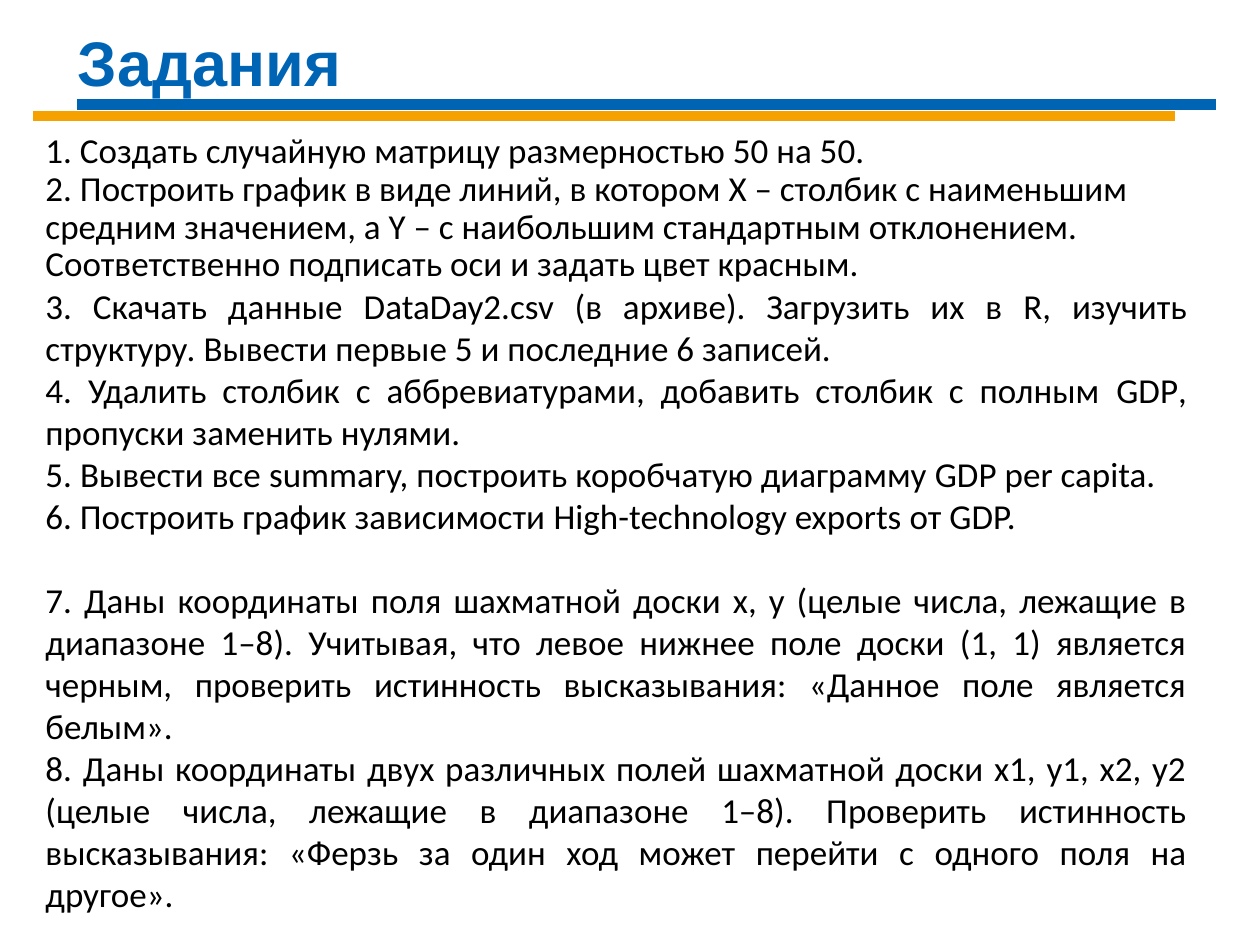
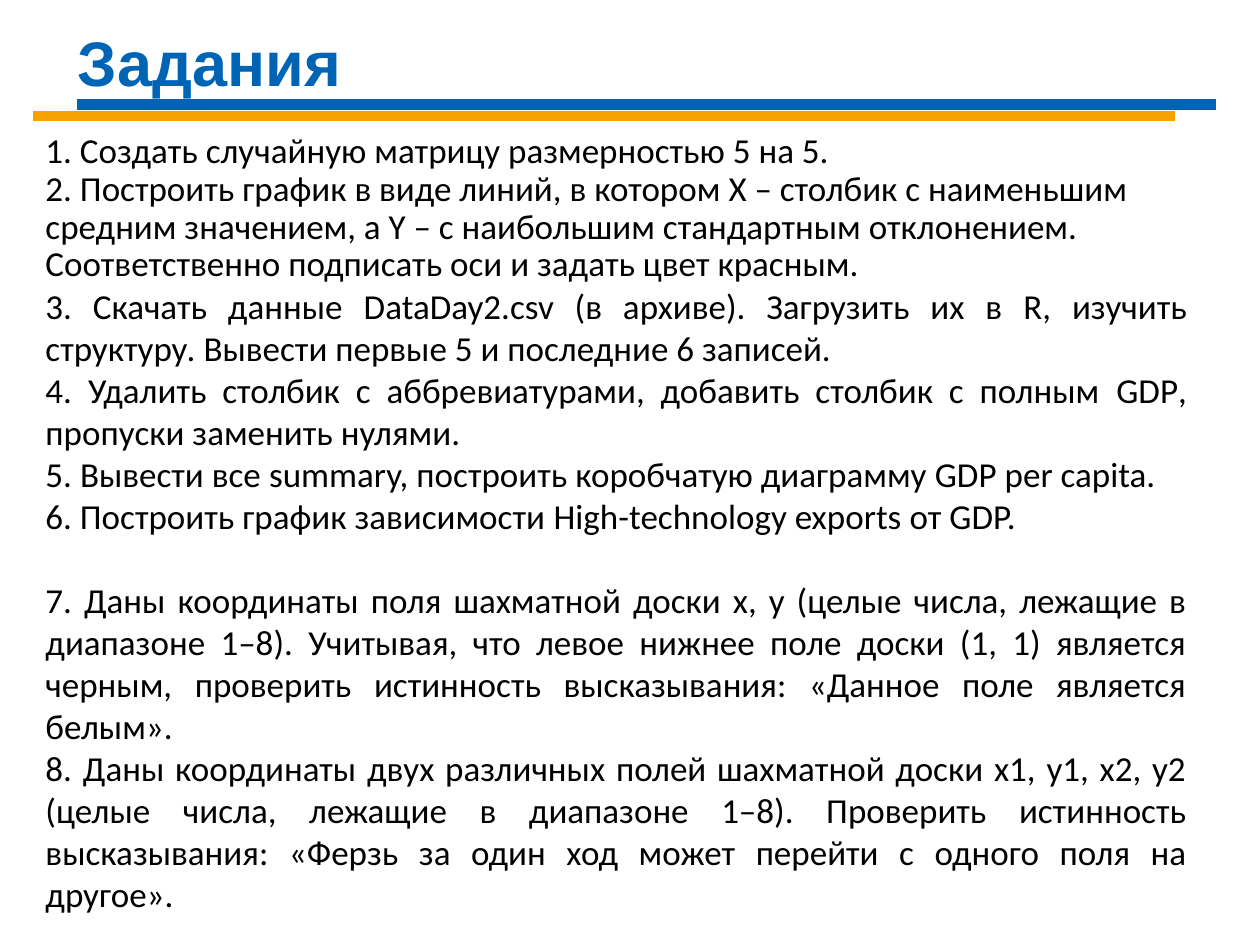
Before and after one commit to Demolis/Infopulse, a slide deck: slide 2 of Tue-Thr/DS-Day-02 R.pptx. Drawn at 1260x945 pixels with LibreOffice and Linux fonts; fonts in the diff are those of the drawing. Boxes give left, top, right and bottom in pixels: in the first picture for what was removed or moved away, otherwise in the second. Text is boxed around its words. In the diff, an @@ line names an element or a change of style, - is before the commit and + after.

```diff
--- a/Tue-Thr/DS-Day-02 R.pptx
+++ b/Tue-Thr/DS-Day-02 R.pptx
@@ text at [45, 139, 829, 169]: text changed @@
-1. Создать случайную матрицу размерностью 50 на 50.
+1. Создать случайную матрицу размерностью 5 на 5.
```
